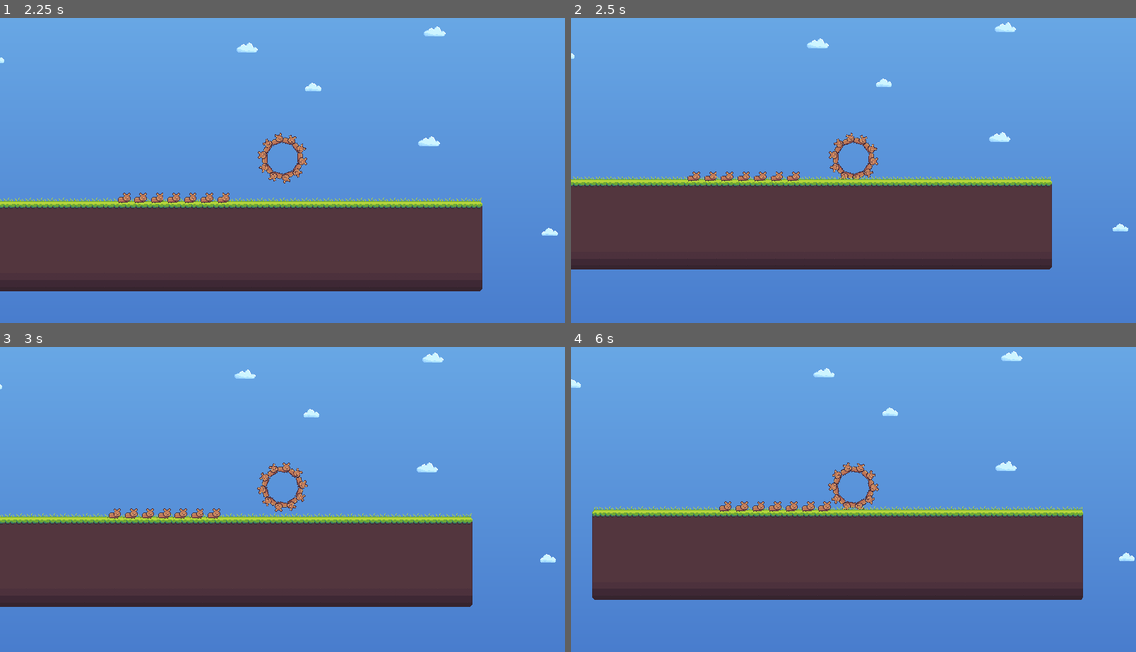
Above: before the commit, frames 1-4 (two rows, left to right).
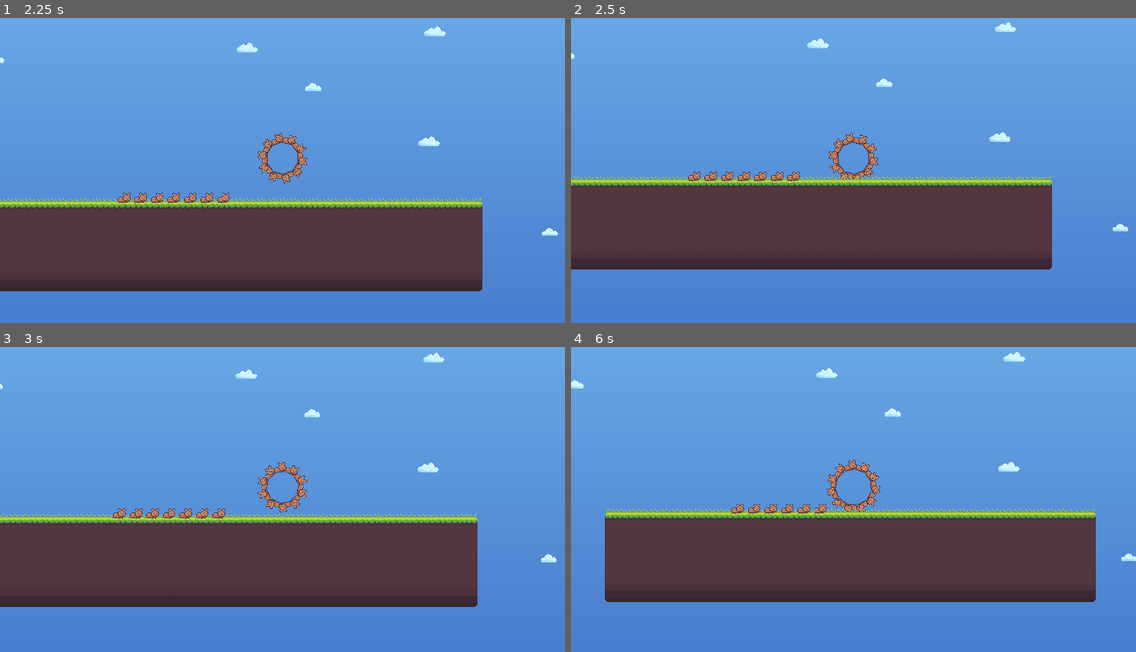
Above: after the commit, the same moments.

Repository: MichaelBelousov/optt-multiplayer-jam
Game: Godot game, scene res://levels/Level2.tscn
The game is run twice, just before and just after one commit, with the same random seed, the same clock (stepped at 60 frames per second) and the same inputs. This scene is started directly instead of the project's main scene.
Inputs:
- Up to frame 1 (2.25 s): tap Enter at 0.5 s; hold D (move_right) 0.53-1.28 s; tap Left (p2_move_left) at 0.6 s; tap Space at 0.77, 1.52 s; hold A (move_left) 1.28-2.03 s; tap Right (p2_move_right) at 1.35 s; hold D (move_right) from 2.03 s (still down); hold Up (p2_move_up) from 2.03 s (still down)
- Up to frame 2 (2.5 s): keep holding D (move_right); keep holding Up (p2_move_up)
- Up to frame 3 (3 s): release D (move_right) at 2.78 s; release Up (p2_move_up) at 2.78 s; hold W (move_up) from 2.78 s (still down); tap Left (p2_move_left) at 2.85 s
- Up to frame 4 (6 s): tap Space at 3.02, 3.77, 4.52 s; release W (move_up) at 3.53 s; hold A (move_left) 3.53-5.78 s; tap Right (p2_move_right) at 3.6, 5.85 s; tap Up (p2_move_up) at 4.35 s; tap Left (p2_move_left) at 5.1 s; hold D (move_right) from 5.78 s (still down)

Frame 1 is identical in both runs. In frame 2, 0.4% of the frame differs, in the area x 0-99%, y 1-79%; in frame 3, 1.9%; in frame 4, 5.8%, in the area x 0-100%, y 1-84%.

Commit message:
nothing really

Diff:
--- a/objs/HamsterPickup.gd
+++ b/objs/HamsterPickup.gd
@@ -7,3 +7,4 @@
     body.call_deferred("add_hamster")
     queue_free()
     $sfx_Gain_Hamster.play()
+    print ("Gain Hamster")
Not shown, added: audio-files/sfx_Lose_Hamster.wav.import
